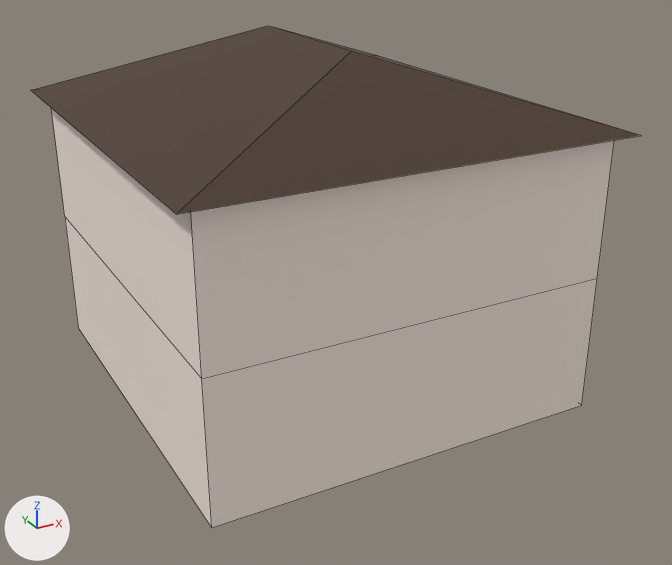
The FBX model unity/Assets/Models/Buildings/a2000s2/0/far.fbx as it was, and as the next commit left it.
One viewpoint serves both versions: a 50 mm camera at (-10.25, -20.09, 12.3) aimed at (0.3, -0.92, 2.72). Every picture has the same lights, and +X, +Y and +Z are marked at lower left. The first picture is the older version. Mesh edges are drawn as thin lines. Where no turn or scale is listed for an object, it has been applied to the vertices.

Objects in the first picture: 'a2000s2/0/far'.
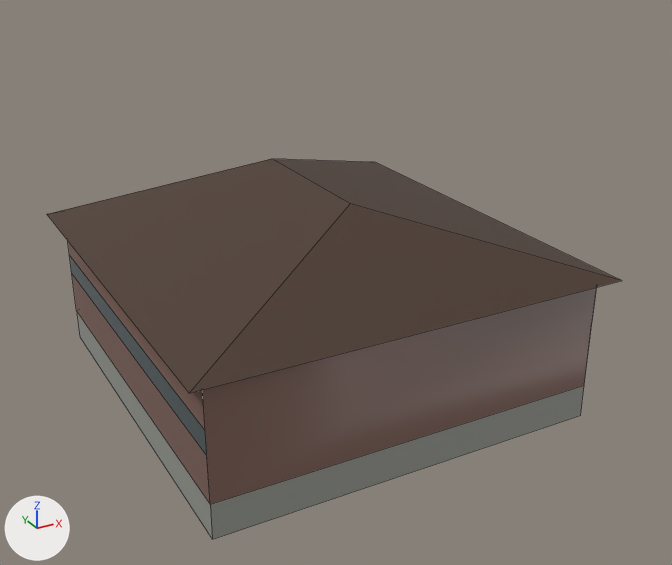
What differs and where, as boxes (x1, y1, x2, y2) in the pictures (672 x 565 px; the box of a moved part takes in the faces that stretch with it):
'a2000s2/0/far', reshaped (24% shorter)
    before: (31, 26, 641, 527)
    after: (47, 159, 622, 539)
part 1 of me_a2000s2_0_far, moved or reshaped
    before: (31, 26, 641, 214)
    after: (47, 159, 622, 393)
part 2 of me_a2000s2_0_far, moved or reshaped
    before: (51, 108, 614, 527)
    after: (68, 241, 596, 539)

The change, as a list of edits to the scene's bpy script:
```text
Add mat_bd_concrete:
    mat_bd_concrete = principled_material('BD_CONCRETE')
    mat_bd_concrete.base_color = (0.318, 0.327, 0.291)  # grey #999b93
    mat_bd_concrete.roughness = 0.6
Add mat_bd_window_light:
    mat_bd_window_light = principled_material('BD_WINDOW_LIGHT')
    mat_bd_window_light.base_color = (0.0716, 0.105, 0.111)  # greyish cyan #4c5b5e
    mat_bd_window_light.metallic = 0.198
    mat_bd_window_light.roughness = 0.233
Add mat_bd_brick_wall:
    mat_bd_brick_wall = principled_material('BD_BRICK_WALL')
    mat_bd_brick_wall.base_color = (0.22, 0.123, 0.0992)  # brown #816259
Change me_a2000s2_0_far:
    used by ob_a2000s2_0_far; location = (0.0, 0.0, 0.0)
    remove me_a2000s2_0_far.from_pydata(...)  # 18 vertices, 13 faces; spans x -5.4..5.4, y -5.65..5.65, z 0.0..8.75
    remove me_a2000s2_0_far.materials.append(mat_bd_cream_tile)  # pale pink #fff0e6
    add me_a2000s2_0_far.from_pydata(...)  # 24 vertices, 16 faces; spans x -5.4..5.4, y -5.65..5.65, z -0.3..5.25
    me_a2000s2_0_far part 1: the loose piece of 6 vertices spanning x -5.4..5.4, y -5.65..5.65, z 7.0..8.75 is moved by (0.0, 0.0, -3.5)
    me_a2000s2_0_far part 2
    8 vertices are removed from x -5.0..5.0, y -5.25..5.25, z 0.0..7.0
    8 faces are deleted
    14 vertices are added at x -5.0..5.0, y -5.25..5.25, z -0.3..2.33
    4 new faces join them, mat_bd_concrete (grey #999b93)
    5 new faces join them, mat_bd_brick_wall (brown #816259)
    2 new faces join them, mat_bd_window_light (greyish cyan #4c5b5e)
    add me_a2000s2_0_far.materials.append(mat_bd_concrete)  # grey #999b93
    add me_a2000s2_0_far.materials.append(mat_bd_brick_wall)  # brown #816259
    add me_a2000s2_0_far.materials.append(mat_bd_window_light)  # greyish cyan #4c5b5e
```
